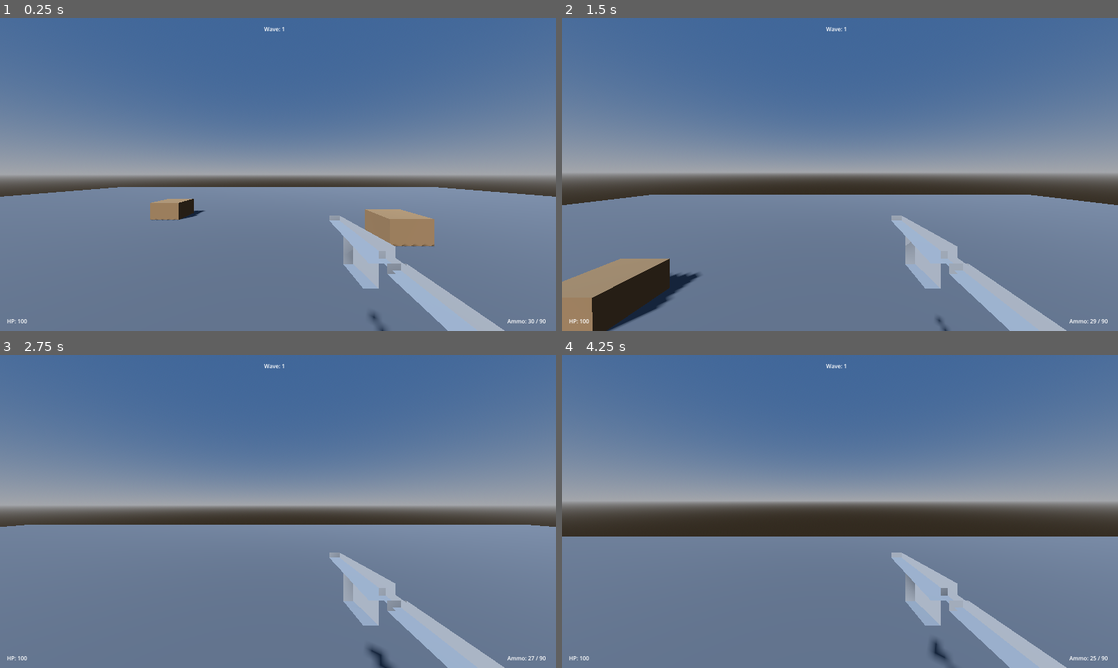
Above: before the commit, frames 1-4 (two rows, left to right).
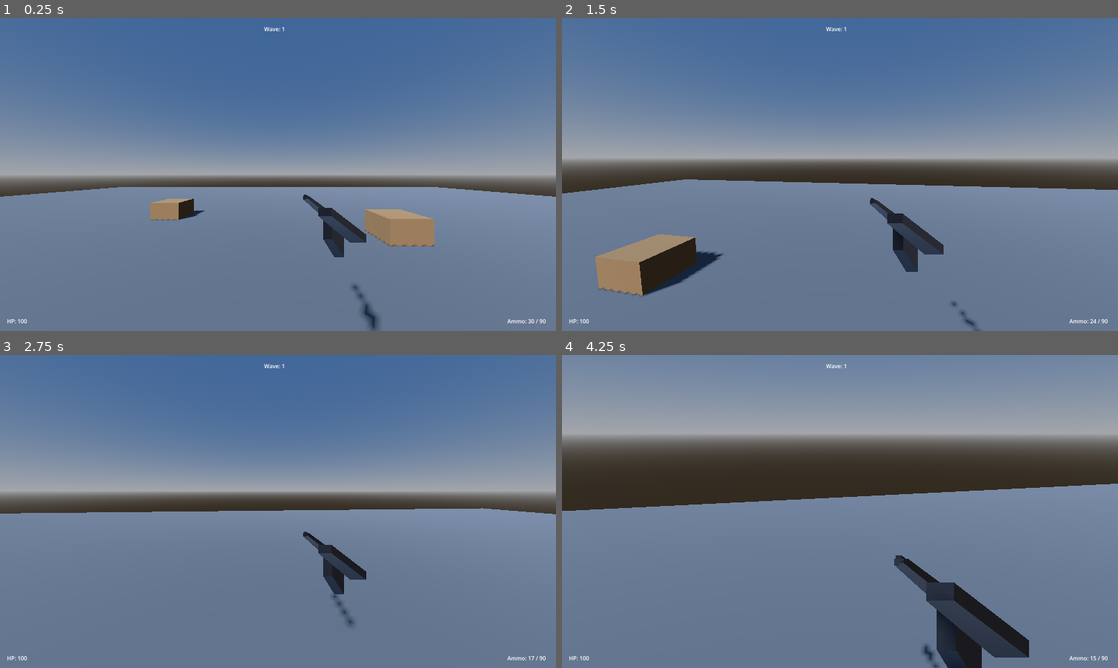
Above: after the commit, the same moments.

Repository: jou3706/last-loop
Game: Godot game, scene res://scenes/main.tscn
Same seed, same stepped clock (60 frames per second), same inputs: the game is played once before the commit and once after it.
Inputs (mouse positions are in pixels of both pictures, inside the frame that each line leads up to):
- Up to frame 1 (0.25 s): no input
- Up to frame 2 (1.5 s): tap Enter at 0.5 s; move the mouse to (867, 174) at 0.52 s; press the mouse at (867, 174) at 0.53 s; hold W (move_forward) from 0.53 s (still down); tap Space (jump) at 0.77 s; move the mouse to (812, 174) at 1.27 s; release the mouse at (812, 174) at 1.28 s; right-click (812, 174) at 1.35 s
- Up to frame 3 (2.75 s): keep holding W (move_forward); tap Space (jump) at 1.52 s; click (250, 511) at 1.55 s; move the mouse to (289, 505) at 2.02 s; press the mouse at (289, 505) at 2.03 s
- Up to frame 4 (4.25 s): keep holding W (move_forward); move the mouse to (834, 517) at 2.77 s; release the mouse at (834, 517) at 2.78 s; click (834, 517) at 2.85 s; tap Space (jump) at 3.02, 3.77 s; move the mouse to (878, 514) at 3.52 s; hold Right mouse button (aim) from 3.53 s (still down); click (878, 514) at 3.8 s; tap Escape (ui_cancel) at 4.15 s

The runs differ from the first frame. In frame 1, 3.7% of the frame differs, in the area x 54-91%, y 56-100%; in frame 2, 22%; in frame 3, 15%; in frame 4, 62%, in the area x 0-100%, y 0-100%.

Commit message:
fix: mouse capture/input, held fire, visible viewmodel

Diff:
--- a/scenes/player.tscn
+++ b/scenes/player.tscn
@@ -6,6 +6,11 @@
 [sub_resource type="CapsuleShape3D" id="CapsuleShape3D_1"]
 radius = 0.35
 height = 1.8
+
+[sub_resource type="StandardMaterial3D" id="MatWeapon"]
+albedo_color = Color(0.18, 0.19, 0.22, 1)
+metallic = 0.6
+roughness = 0.4
 
 [node name="Player" type="CharacterBody3D"]
 collision_layer = 2
@@ -20,12 +25,13 @@
 transform = Transform3D(1, 0, 0, 0, 1, 0, 0, 0, 1, 0, 1.6, 0)
 
 [node name="Camera3D" type="Camera3D" parent="Head"]
+near = 0.05
 
 [node name="WeaponHolder" type="Node3D" parent="Head/Camera3D"]
-transform = Transform3D(1, 0, 0, 0, 1, 0, 0, 0, 1, 0.22, -0.16, -0.4)
+transform = Transform3D(1, 0, 0, 0, 1, 0, 0, 0, 1, 0.2, -0.16, -0.55)
 
 [node name="WeaponMesh" type="MeshInstance3D" parent="Head/Camera3D/WeaponHolder"]
-transform = Transform3D(-1, 0, 8.74228e-08, 0, 1, 0, -8.74228e-08, 0, -1, 0, -0.01, -0.05)
+material_override = SubResource("MatWeapon")
 mesh = ExtResource("2")
 
 [node name="RayCast3D" type="RayCast3D" parent="Head/Camera3D"]
--- a/scenes/ui/hud.tscn
+++ b/scenes/ui/hud.tscn
@@ -6,6 +6,7 @@
 script = ExtResource("1")
 
 [node name="Control" type="Control" parent="."]
+mouse_filter = 2
 layout_mode = 3
 anchors_preset = 15
 anchor_right = 1.0
@@ -14,6 +15,7 @@
 grow_vertical = 2
 
 [node name="Ammo" type="Label" parent="Control"]
+mouse_filter = 2
 layout_mode = 0
 anchor_left = 1.0
 anchor_top = 1.0
@@ -24,6 +26,7 @@
 text = "Ammo: 30 / 90"
 
 [node name="Health" type="Label" parent="Control"]
+mouse_filter = 2
 layout_mode = 0
 anchor_top = 1.0
 anchor_bottom = 1.0
@@ -32,6 +35,7 @@
 text = "HP: 100"
 
 [node name="Wave" type="Label" parent="Control"]
+mouse_filter = 2
 layout_mode = 0
 anchor_left = 0.5
 anchor_right = 0.5
--- a/scripts/player.gd
+++ b/scripts/player.gd
@@ -62,12 +62,8 @@
     if event is InputEventMouseMotion and Input.mouse_mode == Input.MOUSE_MODE_CAPTURED:
         var sens := ads_mouse_sensitivity if _ads_active else mouse_sensitivity
         rotate_y(-event.relative.x * sens)
-        head.rotation.x = clampf(
-            head.rotation.x - event.relative.y * sens,
-            min_pitch,
-            max_pitch
-        )
-    if event.is_action_pressed("pause"):
+        head.rotation.x = clampf(head.rotation.x - event.relative.y * sens, min_pitch, max_pitch)
+    if event.is_action_pressed("pause") or event.is_action_pressed("ui_cancel"):
         if Input.mouse_mode == Input.MOUSE_MODE_CAPTURED:
             Input.mouse_mode = Input.MOUSE_MODE_VISIBLE
         else:
@@ -106,7 +102,7 @@
     _update_bob(delta, input_dir, speed)
     _update_recoil(delta)
 
-    if Input.is_action_just_pressed("fire"):
+    if Input.is_action_pressed("fire"):
         _try_fire()
 
 func _try_fire() -> void:
Not shown: 1 places in scenes/player.tscn that only renumber resources
